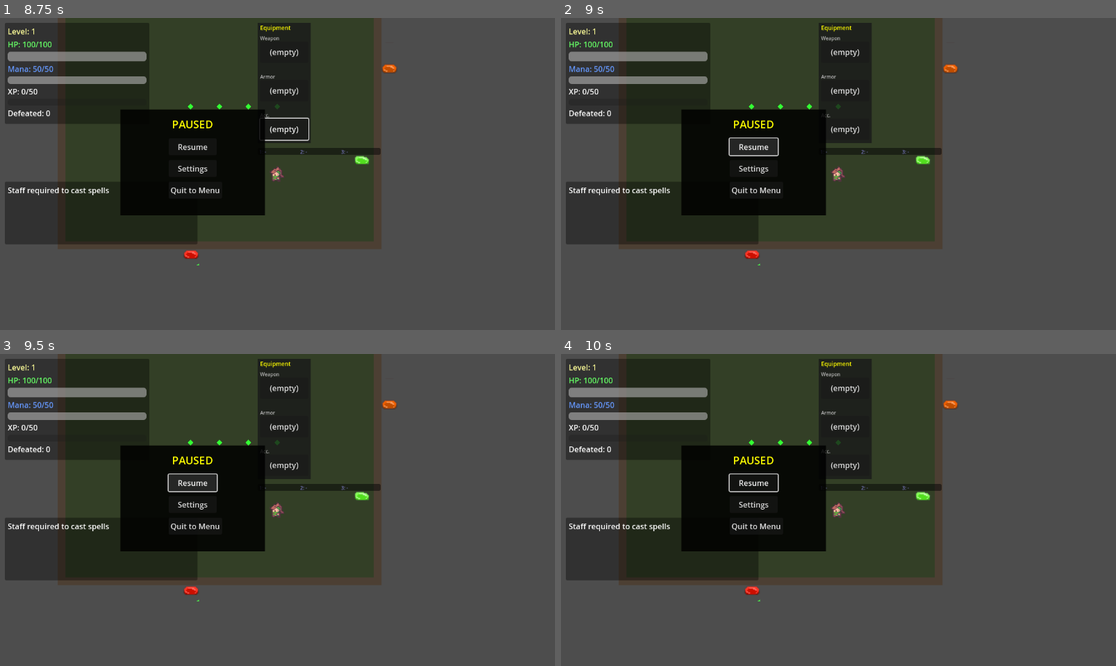
Above: before the commit, frames 1-4 (two rows, left to right).
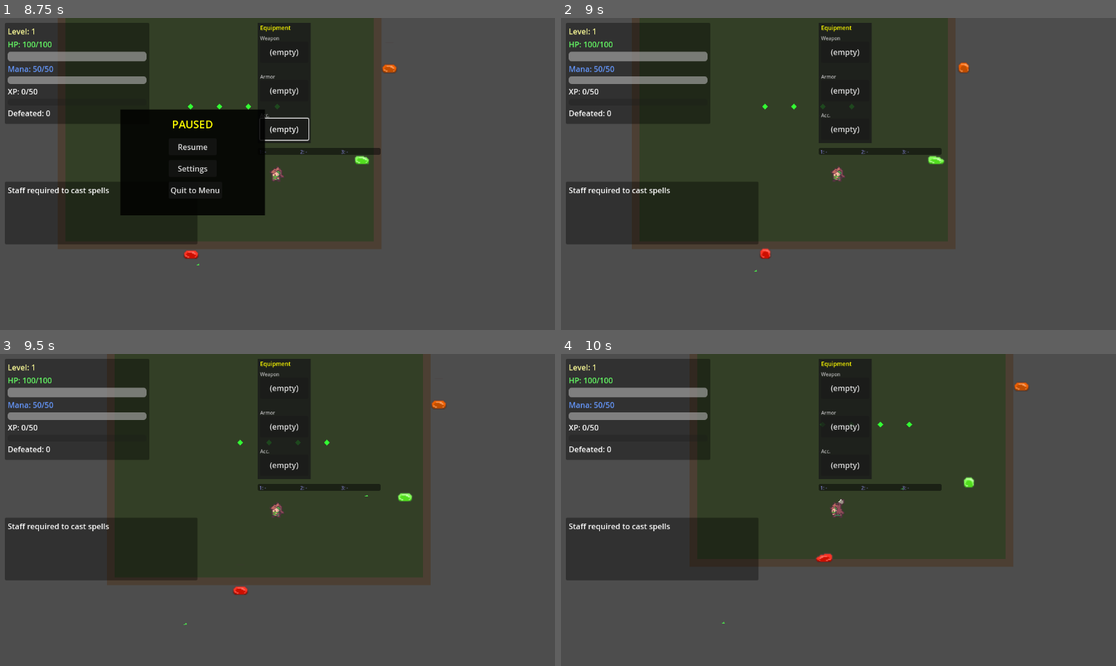
Above: after the commit, the same moments.

Repository: SFMiner/DeepGame_MVP
Game: Godot game, scene res://scenes/splash_screen.tscn
Same seed, same stepped clock (60 frames per second), same inputs: the game is played once before the commit and once after it.
Inputs (mouse positions are in pixels of both pictures, inside the frame that each line leads up to):
- Up to frame 1 (8.75 s): tap Enter at 0.5 s; move the mouse to (399, 158) at 0.52 s; hold D (move_right) 0.53-1.25 s; tap Space (attack_melee) at 0.6 s; click (399, 158) at 0.67 s; click "New Game" at 1.25 s; click "Confirm" at 2 s; click "(empty)" at 2.75 s; click "(empty)" at 3.5 s; click "(empty)" at 4.25 s; move the mouse to (166, 189) at 5.02 s; hold S (move_down) 5.03-5.78 s; tap X (attack_ranged) at 5.1 s; move the mouse to (333, 105) at 5.77 s; hold D (move_right) 5.78-6.53 s; tap E (interact) at 5.85 s; move the mouse to (249, 236) at 6.52 s; hold W (move_up) 6.53-7.28 s; tap 1 (spell_1) at 6.6 s; click (249, 236) at 6.67 s; move the mouse to (444, 220) at 7.27 s; hold A (move_left) from 7.28 s (still down); tap 2 (spell_2) at 7.35 s; tap Escape (pause) at 7.9 s; move the mouse to (111, 127) at 8.02 s; tap 3 (spell_3) at 8.1 s
- Up to frame 2 (9 s): release A (move_left) at 8.75 s; click (755, 145) at 8.75 s, where only the run after the commit has a clickable "Resume"
- Up to frame 3 (9.5 s): no input
- Up to frame 4 (10 s): move the mouse to (866, 510) at 9.52 s; hold S (move_down) from 9.53 s (still down); tap Space (attack_melee) at 9.6 s; click (866, 510) at 9.67 s

Frame 1 is identical in both runs. In frame 2, 13% of the frame differs, in the area x 10-74%, y 0-82%; in frame 3, 22%; in frame 4, 29%, in the area x 10-85%, y 0-87%.

Commit message:
Fix: pause buttons not working — set PROCESS_MODE_ALWAYS on pause/settings panels
- get_tree().paused=true stops _gui_input for all nodes by default
- Pause panel buttons (Resume/Quit/Settings) need PROCESS_MODE_ALWAYS to process clicks
- Child controls inherit process_mode from parent

Diff:
--- a/scripts/HUD.gd
+++ b/scripts/HUD.gd
@@ -261,6 +261,7 @@
 	_pause_panel.position = Vector2(250, 190)
 	_pause_panel.add_theme_stylebox_override("panel", overlay_style)
 	_pause_panel.visible = false
+	_pause_panel.process_mode = PROCESS_MODE_ALWAYS
 	add_child(_pause_panel)
 
 	var title: Label = Label.new()
@@ -298,6 +299,7 @@
 	_settings_panel.position = Vector2(250, 220)
 	_settings_panel.add_theme_stylebox_override("panel", overlay_style)
 	_settings_panel.visible = false
+	_settings_panel.process_mode = PROCESS_MODE_ALWAYS
 	add_child(_settings_panel)
 
 	var set_title: Label = Label.new()
